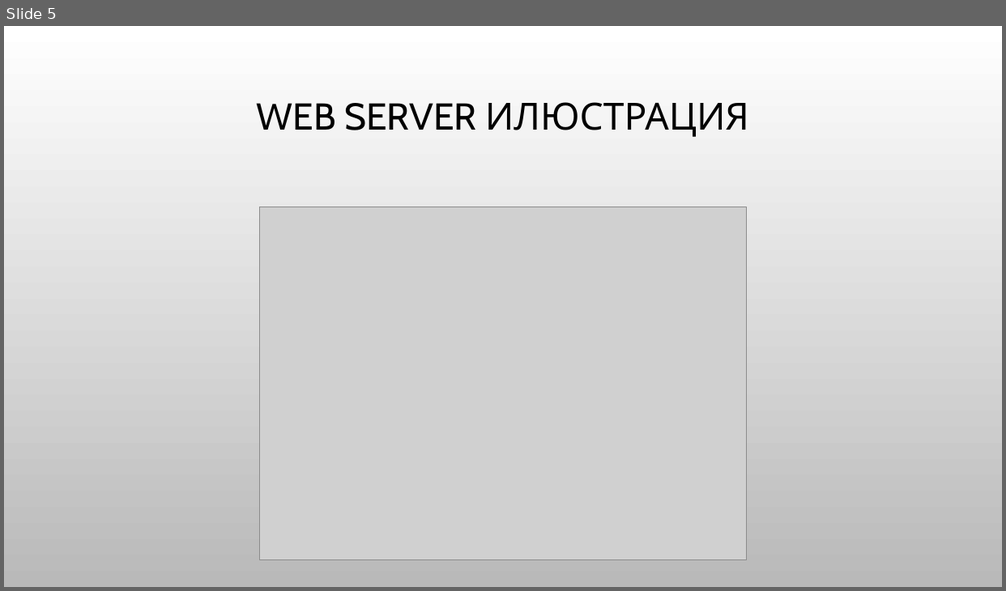
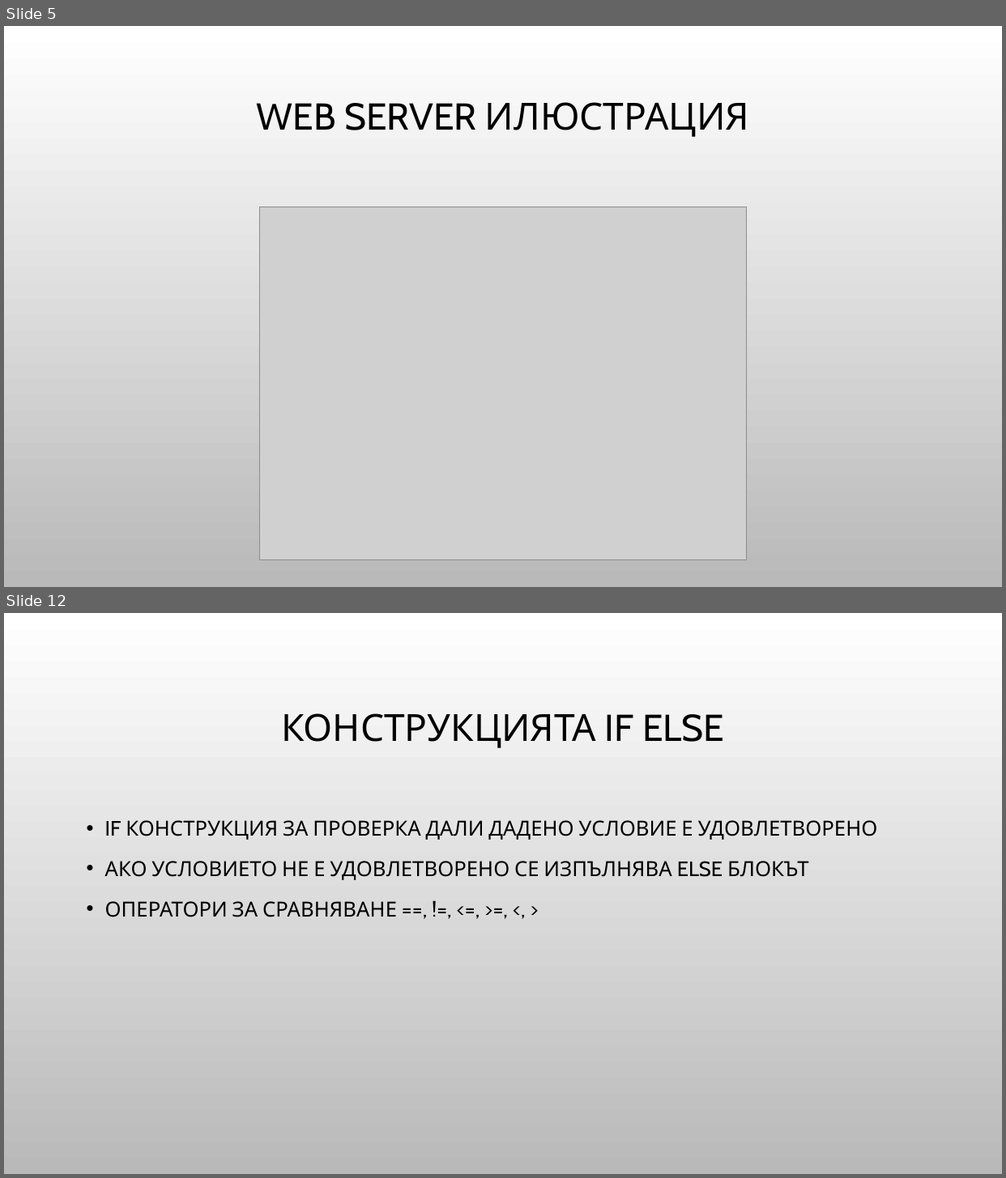
Before and after one commit to Bilyukov/php-mysql-course, a slide deck: 04.php-basics.pptx. Shown one above the other, each under a label of ours: slide 5 before the commit, slides 5 and 12 after it; the slides between them are not shown. The pictures are 1006x591 and 1006x1178 pixels, drawn with LibreOffice and Linux fonts; fonts in the diff are those of the drawing; grey boxes stand for pictures; background and template pictures are left out. Boxes give left, top, right and bottom in pixels: in the first picture for what was removed or moved away, otherwise in the second. Text is boxed around its words. In the diff, an @@ line names an element or a change of style, - is before the commit and + after.

```diff
--- a/04.php-basics.pptx
+++ b/04.php-basics.pptx
@@ slide 12 added at (4,613,1002,1174), background picture (left out) @@
@@ title added at (281,713,724,748), 36 pt, text #000000 @@
+КОНСТРУКЦИЯТА IF ELSE
@@ text added at (105,820,878,918), 20 pt, text #000000 @@
+• IF КОНСТРУКЦИЯ ЗА ПРОВЕРКА ДАЛИ ДАДЕНО УСЛОВИЕ Е УДОВЛЕТВОРЕНО
+• АКО УСЛОВИЕТО НЕ Е УДОВЛЕТВОРЕНО СЕ ИЗПЪЛНЯВА ELSE БЛОКЪТ
+• ОПЕРАТОРИ ЗА СРАВНЯВАНЕ ==, !=, <=, >=, <, >
```
Also in this commit, not shown: 1 slide changed, 7 other slides added, 6 other files.
